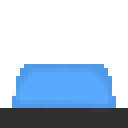
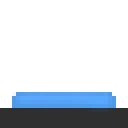
Layer changes from the first 128×128 image to the second:
added layer "Background copy" above "Background" over [left=16, top=92, right=112, bottom=96]
hid "Background" over [left=12, top=64, right=112, bottom=96]
